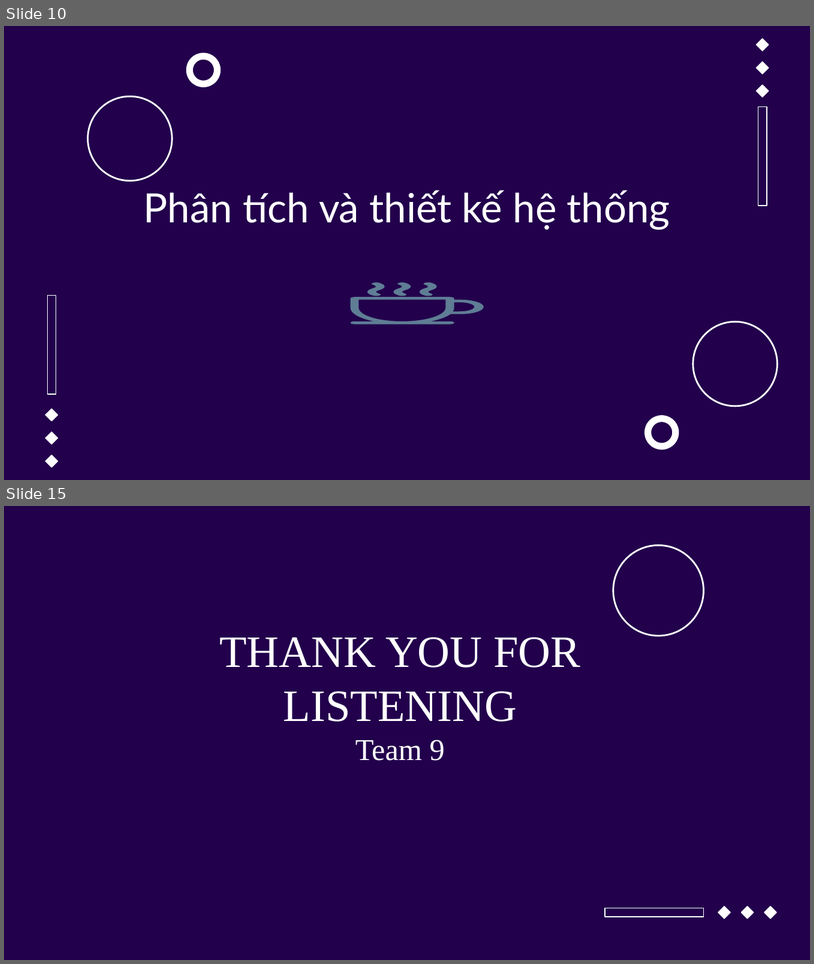
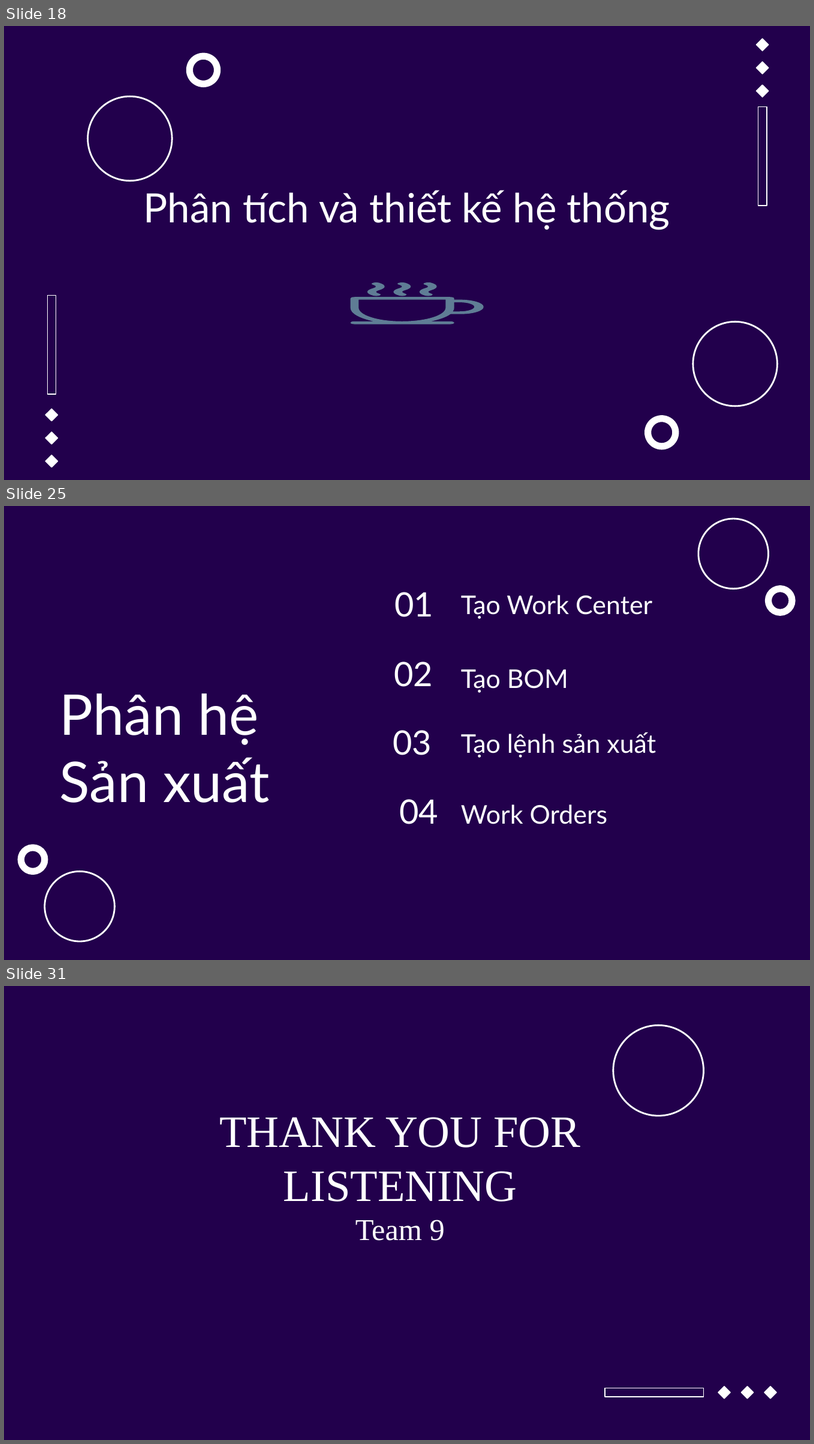
Before and after one commit to manhph81/ERP, a slide deck: 9_ERP.pptx. Shown one above the other, each under a label of ours: slides 10 and 15 before the commit, slides 18, 25 and 31 after it; the slides between them are not shown. The pictures are 814x964 and 814x1444 pixels, drawn with LibreOffice and Linux fonts; fonts in the diff are those of the drawing; background and template pictures are left out. Boxes give left, top, right and bottom in pixels: in the first picture for what was removed or moved away, otherwise in the second. Text is boxed around its words. In the diff, an @@ line names an element or a change of style, - is before the commit and + after.

```diff
--- a/9_ERP.pptx
+++ b/9_ERP.pptx
@@ slide 25 added at [4, 506, 810, 960], background #22004C @@
@@ ellipse added at [699, 519, 769, 589], outline #FFFFFF 1.5 pt @@
@@ title added at [395, 592, 434, 617], 30 pt, text #FFFFFF @@
+01
@@ subtitle added at [461, 595, 653, 619], 23 pt, text #FFFFFF @@
+Tạo Work Center
@@ ellipse added at [768, 588, 792, 612], outline #FFFFFF 6 pt @@
@@ title added at [395, 661, 434, 687], 30 pt, text #FFFFFF @@
+02
@@ subtitle added at [461, 669, 569, 693], 23 pt, text #FFFFFF @@
+Tạo BOM
@@ title added at [60, 693, 270, 802], 50 pt, text #FFFFFF @@
+Phân hệ Sản xuất
@@ title added at [393, 730, 432, 755], 30 pt, text #FFFFFF @@
+03
@@ subtitle added at [461, 732, 656, 757], 23 pt, text #FFFFFF @@
+Tạo lệnh sản xuất
@@ text added at [399, 799, 438, 824], 30 pt, text #FFFFFF @@
+04
@@ subtitle added at [461, 804, 608, 824], 23 pt, text #FFFFFF @@
+Work Orders
@@ ellipse added at [21, 847, 44, 870], outline #FFFFFF 6 pt @@
@@ ellipse added at [45, 871, 115, 942], outline #FFFFFF 1.5 pt @@
@@ what was slide 10 is now slide 18 @@
@@ what was slide 15 is now slide 31 @@
```
Also in this commit, not shown: 4 slides changed, 18 other slides added, 3 slides removed, 1 other file.
